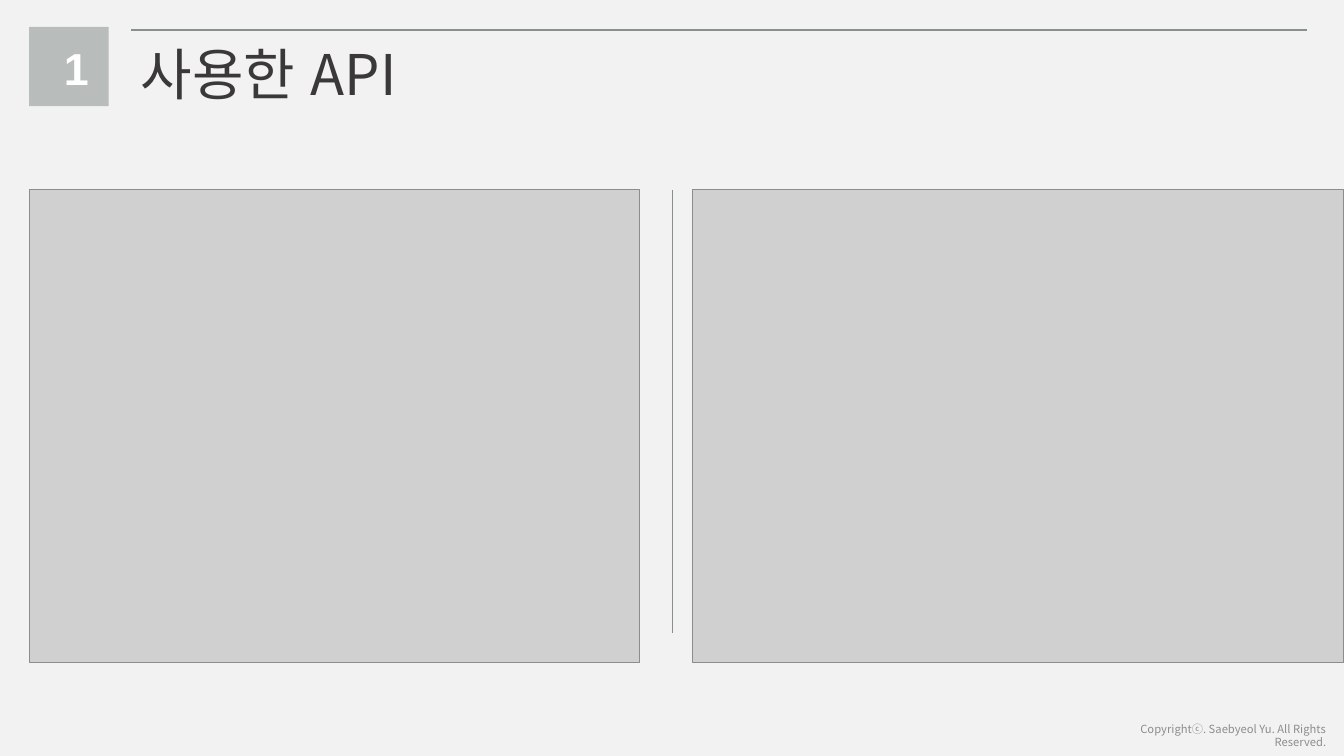
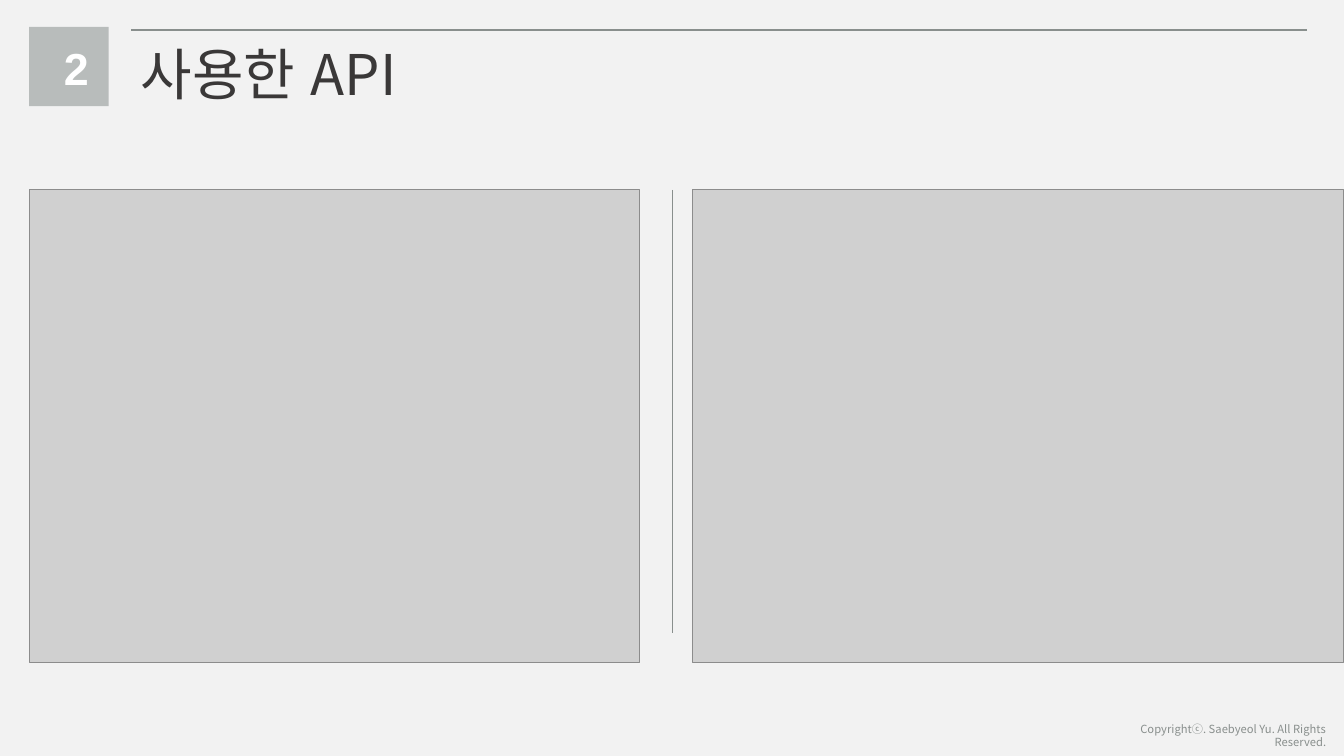
Before and after one commit to SeoungWan/cloud_bus_ppt, a slide deck: slide 5 of 신라버스_201895048_201895099.pptx (slide 4 before the commit). Drawn at 1344x756 pixels with LibreOffice and Linux fonts; fonts in the diff are those of the drawing; grey boxes stand for pictures. Boxes give left, top, right and bottom in pixels: in the first picture for what was removed or moved away, otherwise in the second. Text is boxed around its words. In the diff, an @@ line names an element or a change of style, - is before the commit and + after.

```diff
--- a/신라버스_201895048_201895099.pptx
+++ b/신라버스_201895048_201895099.pptx
@@ text at (64, 54, 89, 85): text changed @@
-1
+2
```
Also in this commit, not shown: 2 other slides changed, 2 slides added, 1 slide removed.
